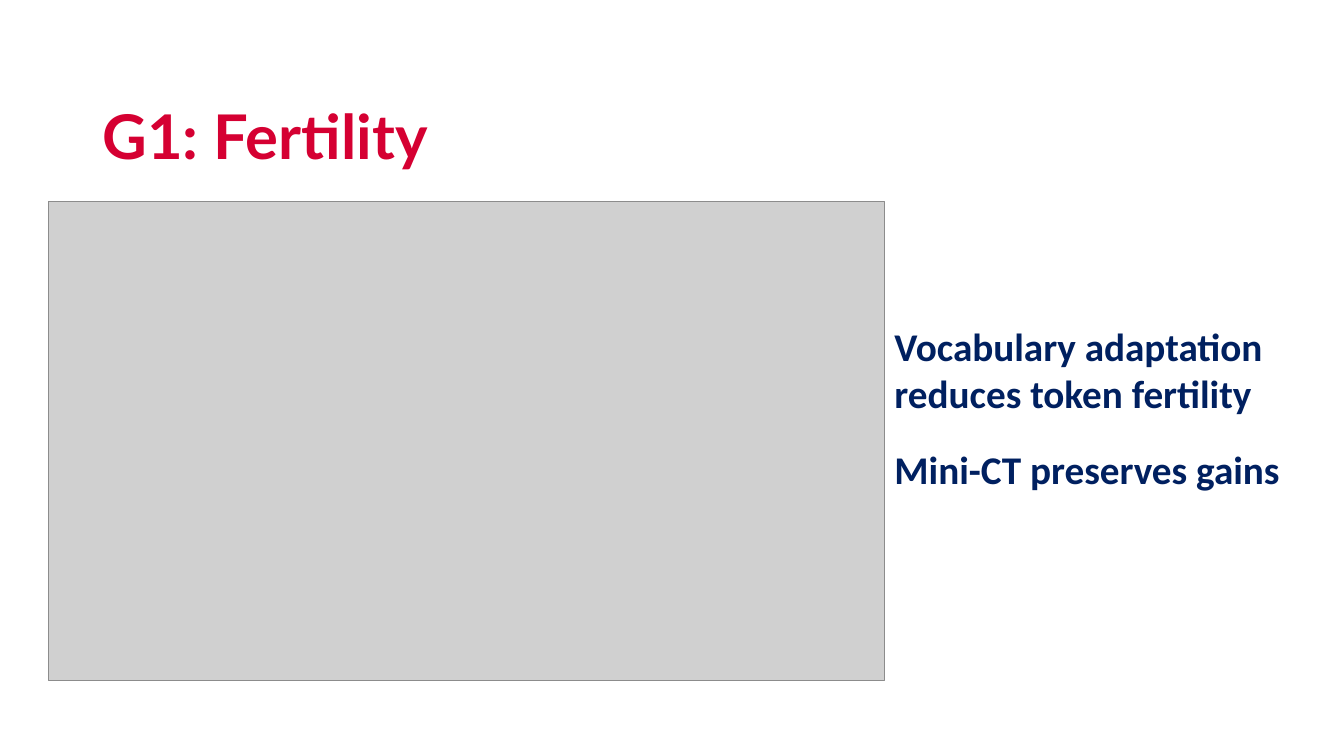
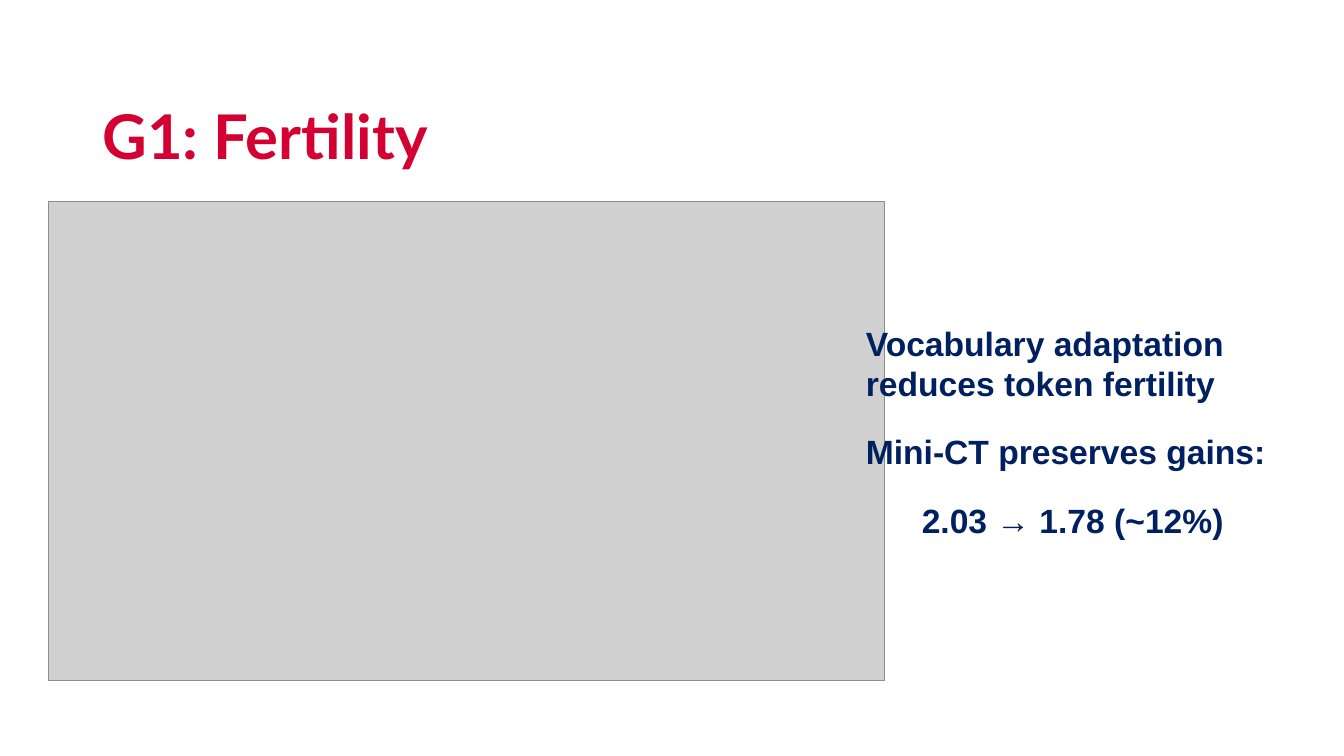
Before and after one commit to DianaPoli/NLP-project, a slide deck: slide 8 of presentation/pp_NLP.pptx. Drawn at 1344x756 pixels with LibreOffice and Linux fonts; fonts in the diff are those of the drawing; grey boxes stand for pictures; background and template pictures are left out. Boxes give left, top, right and bottom in pixels: in the first picture for what was removed or moved away, otherwise in the second. Text is boxed around its words. In the diff, an @@ line names an element or a change of style, - is before the commit and + after.

```diff
--- a/presentation/pp_NLP.pptx
+++ b/presentation/pp_NLP.pptx
@@ text "Vocabulary adaptation reduces token fertility": place and size @@
-text "Vocabulary adaptation reduces token fertility" at bbox=[894, 333, 1279, 491]
+text "Vocabulary adaptation reduces token fertility" at bbox=[866, 329, 1265, 540]
@@ text at bbox=[866, 329, 1224, 403]: size 28 to 24 pt, font Calibri to Arial in "Vocabulary adaptation reduces token fertility" @@
@@ text at bbox=[866, 438, 1265, 540]: text changed; size 28 to 24 pt; font Calibri to Arial @@
-Mini-CT preserves gains
+Mini-CT preserves gains:
+2.03 → 1.78 (~12%)
```
Also in this commit, not shown: 5 other slides changed, 7 other files.
